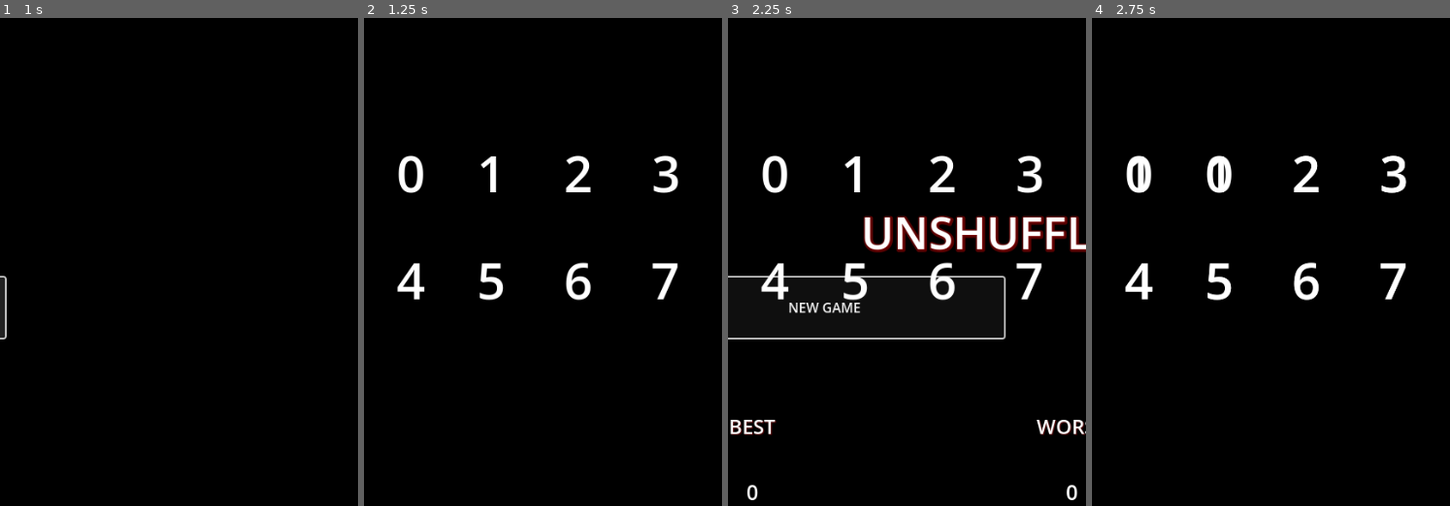
Above: before the commit, frames 1-4 (left to right).
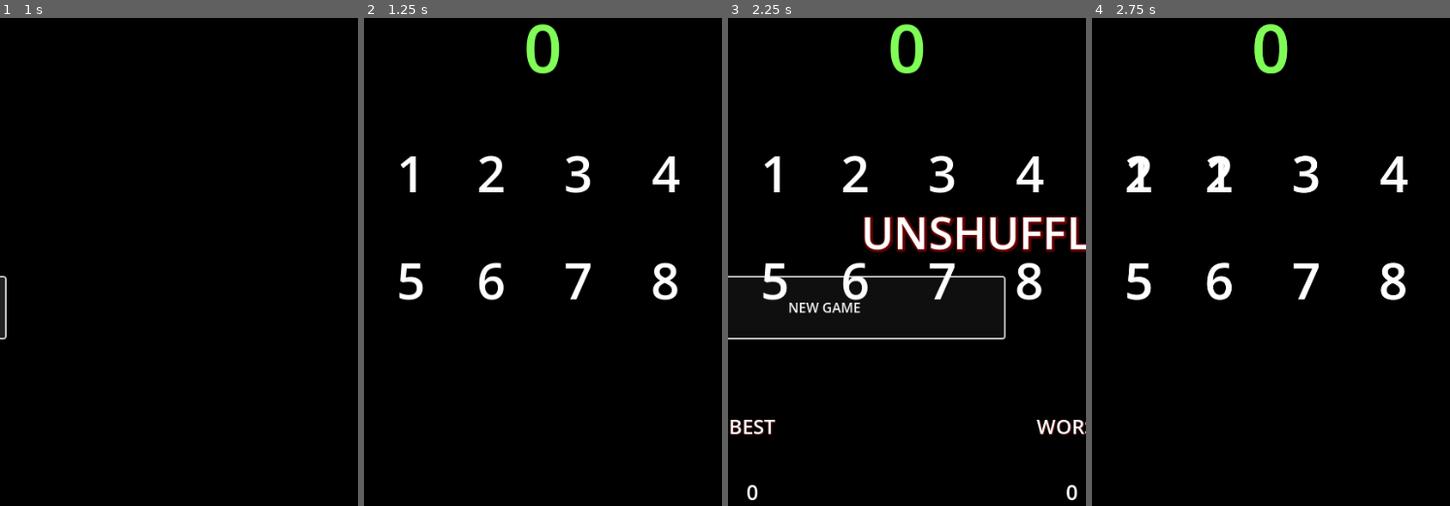
Above: after the commit, the same moments.

Repository: XanderMax/unshuffle
Game: Godot game, scene res://scenes/main.tscn
Two runs of this game, one before a commit and one after it. Both use one fixed random seed, a clock stepped at 60 frames per second and the inputs below.
Inputs (mouse positions are in pixels of both pictures, inside the frame that each line leads up to):
- Up to frame 1 (1 s): click "NEW GAME" at 0.5 s
- Up to frame 2 (1.25 s): no input
- Up to frame 3 (2.25 s): move the mouse to (774, 174) at 1.27 s; click (774, 174) at 1.42 s; tap Enter at 2 s; move the mouse to (856, 174) at 2.02 s; click (856, 174) at 2.17 s
- Up to frame 4 (2.75 s): no input

Frame 1 is identical in both runs. In frame 2, 3.0% of the frame differs, in the area x 9-89%, y 1-58%; in frame 3, 3.0%; in frame 4, 2.9%.

Commit message:
Add match counter

Diff:
--- a/godot/scenes/game_screen.gd
+++ b/godot/scenes/game_screen.gd
@@ -30,11 +30,8 @@
 		var card1 = _get_card(index)
 		var card2 = _get_card(self._selected_card_index)
 		if card1 and card2:
-			var tmp = self._display_array[index]
-			self._display_array[index] = self._display_array[self._selected_card_index]
-			self._display_array[self._selected_card_index] = tmp
-			card1.setLabel(self._display_array[index])
-			card2.setLabel(self._display_array[self._selected_card_index])
+			self._swap_cards(index, self._selected_card_index)
+			$CenterContainer/MatchCountLabel.text = str(_count_matches())
 			self._selected_card_index = -1
 
 func _on_card_double_clicked(index: int) -> void:
@@ -48,12 +45,36 @@
 func _process(_delta):
 	pass
 
+func _swap_cards(index0: int, index1: int):
+	assert(index0 >= 0 and index0 < self._display_array.size())
+	assert(index1 >= 0 and index1 < self._display_array.size())
+	if index0 == index1:
+		return
+	var val0 = self._display_array[index0]
+	var val1 = self._display_array[index1]
+	var card0 = _get_card(index0)
+	var card1 = _get_card(index1)
+	assert(card0 and card1)
+	self._display_array[index0] = val1
+	self._display_array[index1] = val0
+	card0.setLabel(val1 + 1)
+	card1.setLabel(val0 + 1)
+
+func _count_matches() -> int:
+	assert(self._hidden_array.size() == self._display_array.size())
+	var matches_count = 0
+	for i in range(self._hidden_array.size()):
+		if self._hidden_array[i] == self._display_array[i]:
+			matches_count = matches_count + 1
+	return matches_count
+
 func reset(hidden_array: Array):
 	if hidden_array.size() != default_display_array.size():
 		return
 	self._display_array = self.default_display_array.duplicate(true)
 	self._hidden_array = hidden_array
 	self._selected_card_index = -1
+	$CenterContainer/MatchCountLabel.text = str(_count_matches())
 	for index in range(0, 8):
 		var card: Card = _get_card(index)
-		card.setLabel(self._display_array[index])
+		card.setLabel(self._display_array[index] + 1)
--- a/godot/scenes/game_screen.tscn
+++ b/godot/scenes/game_screen.tscn
@@ -1,7 +1,11 @@
-[gd_scene load_steps=3 format=3 uid="uid://dxouun4umhulk"]
+[gd_scene load_steps=4 format=3 uid="uid://dxouun4umhulk"]
 
 [ext_resource type="Script" path="res://scenes/game_screen.gd" id="1_cgyfl"]
 [ext_resource type="PackedScene" uid="uid://b44yb5iniwsrf" path="res://scenes/card.tscn" id="2_abjdx"]
+
+[sub_resource type="LabelSettings" id="LabelSettings_pyxtd"]
+font_size = 80
+font_color = Color(0.501961, 0.992157, 0.341176, 1)
 
 [node name="GameScreen" type="Control"]
 layout_mode = 3
@@ -67,3 +71,16 @@
 offset_top = 296.0
 offset_right = -28.0
 offset_bottom = -512.0
+
+[node name="CenterContainer" type="CenterContainer" parent="."]
+layout_mode = 0
+offset_right = 428.0
+offset_bottom = 152.0
+
+[node name="MatchCountLabel" type="Label" parent="CenterContainer"]
+custom_minimum_size = Vector2(100, 100)
+layout_mode = 2
+text = "0"
+label_settings = SubResource("LabelSettings_pyxtd")
+horizontal_alignment = 1
+vertical_alignment = 1
